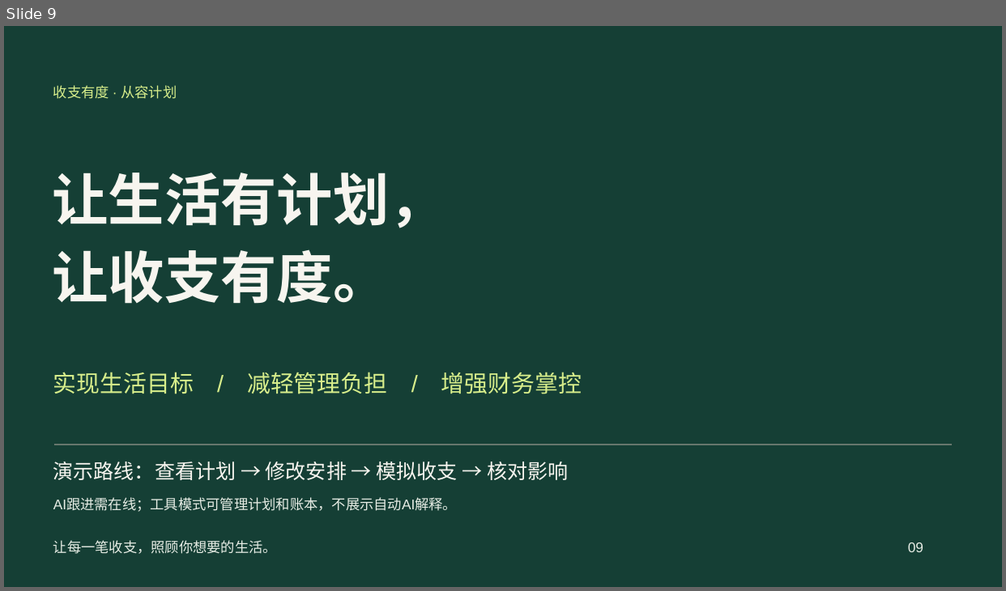
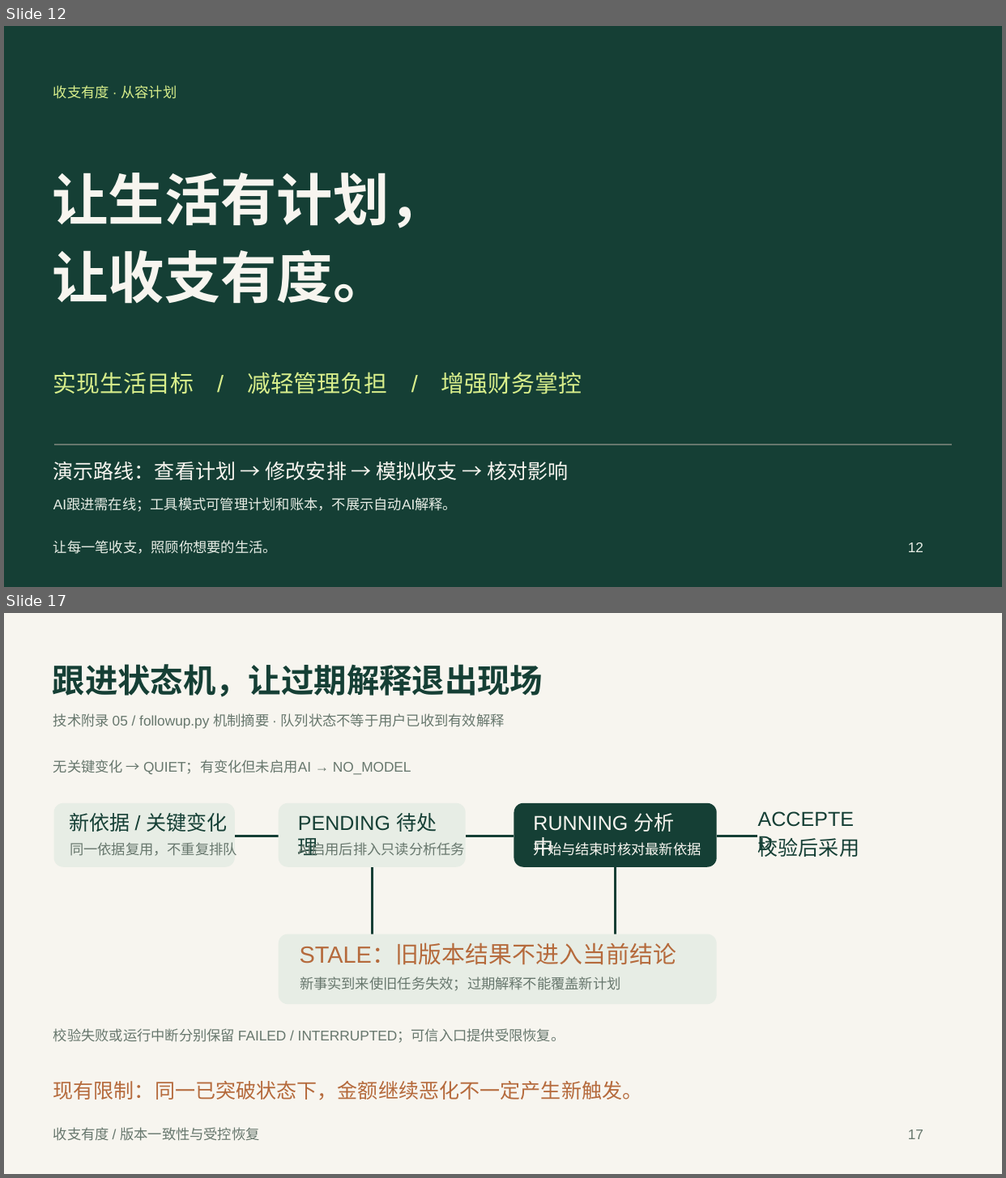
Before and after one commit to MuMi-y/shouzhi-youdu, a slide deck: submission/02_答辩材料_收支有度.pptx. Shown one above the other, each under a label of ours: slide 9 before the commit, slides 12 and 17 after it; the slides between them are not shown. The pictures are 1006x591 and 1006x1178 pixels, drawn with LibreOffice and Linux fonts; fonts in the diff are those of the drawing. Boxes give left, top, right and bottom in pixels: in the first picture for what was removed or moved away, otherwise in the second. Text is boxed around its words. In the diff, an @@ line names an element or a change of style, - is before the commit and + after.

```diff
--- a/submission/02_答辩材料_收支有度.pptx
+++ b/submission/02_答辩材料_收支有度.pptx
@@ slide 17 added at (x1=4, y1=613, x2=1002, y2=1174), background #F7F5EF @@
@@ text added at (x1=53, y1=664, x2=543, y2=697), 31.5 pt, text #153F35, bold @@
+跟进状态机，让过期解释退出现场
@@ text added at (x1=53, y1=713, x2=505, y2=729), 13.5 pt, text #67776D @@
+技术附录 05 / followup.py 机制摘要 · 队列状态不等于用户已收到有效解释
@@ group added at (x1=53, y1=760, x2=859, y2=1043): 12 texts, 4 rounded rectangles, 1 freeform shape @@
+新依据 / 关键变化
+同一依据复用，不重复排队
+PENDING 待处理
+AI启用后排入只读分析任务
+RUNNING 分析中
+开始与结束时核对最新依据
+ACCEPTED
+校验后采用
+STALE：旧版本结果不进入当前结论
+新事实到来使旧任务失效；过期解释不能覆盖新计划
+无关键变化 → QUIET；有变化但未启用AI → NO_MODEL
+校验失败或运行中断分别保留 FAILED / INTERRUPTED；可信入口提供受限恢复。
@@ text added at (x1=53, y1=1081, x2=643, y2=1101), 19.5 pt, text #B56A3C @@
+现有限制：同一已突破状态下，金额继续恶化不一定产生新触发。
@@ text added at (x1=53, y1=1127, x2=260, y2=1141), 13.5 pt, text #67776D @@
+收支有度 / 版本一致性与受控恢复
@@ text added at (x1=908, y1=1130, x2=923, y2=1139), 13.5 pt, text #67776D @@
+17
@@ what was slide 9 is now slide 12 @@
@@ slide 12 changed as well @@
@@ text at (x1=908, y1=543, x2=923, y2=552): text changed @@
-09
+12
```
Also in this commit, not shown: 6 other slides changed, 10 other slides added, 5 other files.
